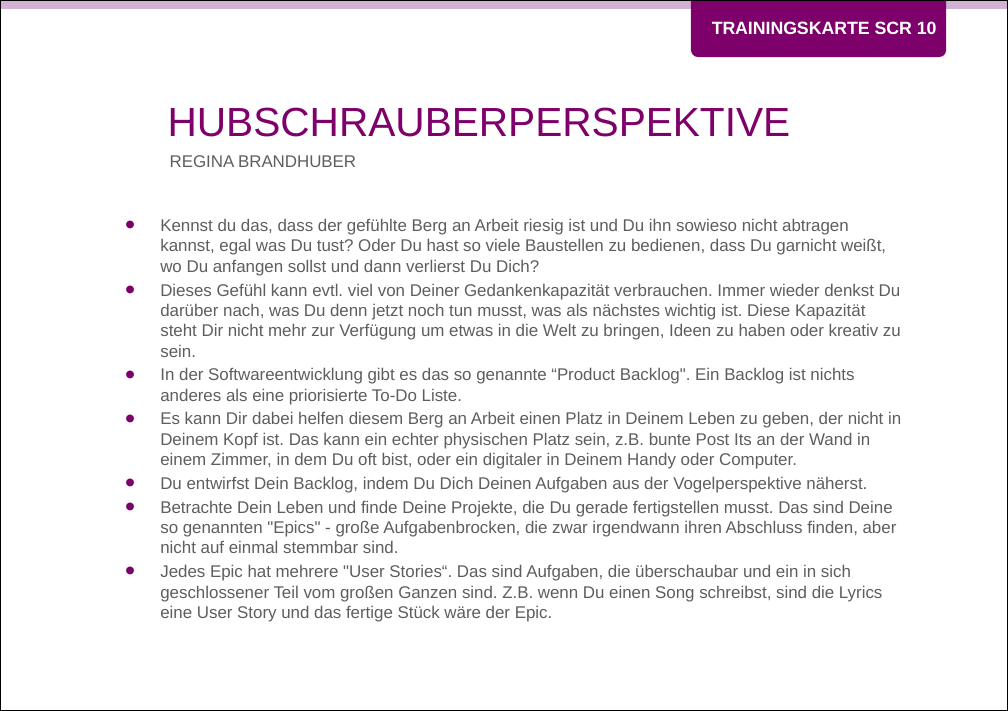
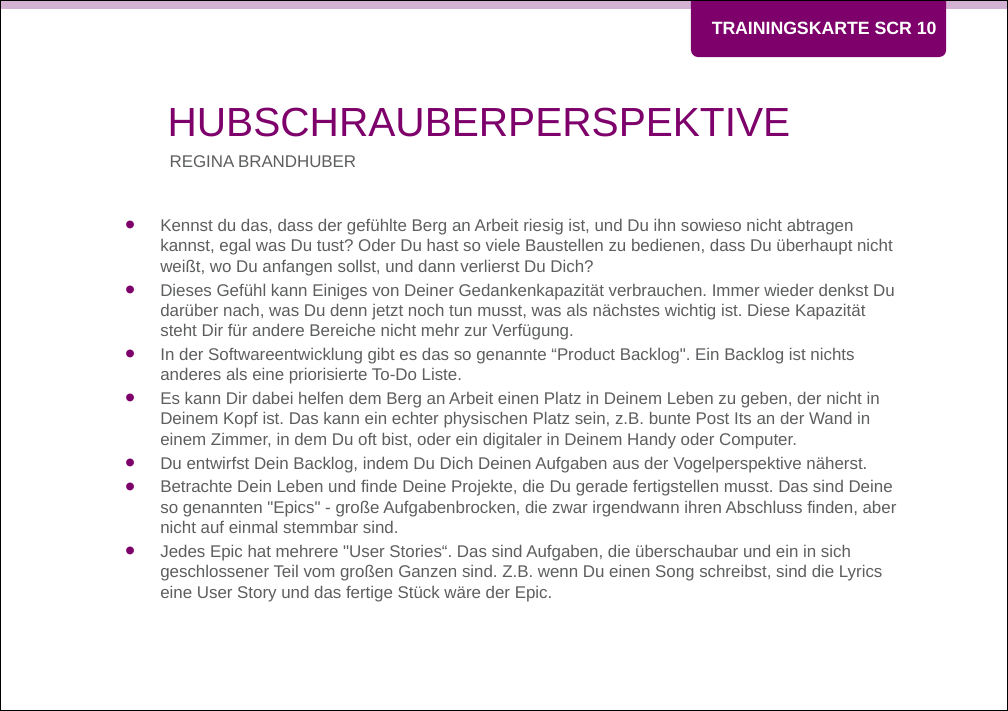
Before and after one commit to Teamtool/training-materials, a slide deck: slide 1 of training-cards/music moves/Scrum (SCR)/ger/apprentice/ger_SCR_10_Hubschrauberperspektive_MM_A.pptx. Drawn at 1008x711 pixels with LibreOffice and Linux fonts; fonts in the diff are those of the drawing; background and template pictures are left out. Boxes give left, top, right and bottom in pixels: in the first picture for what was removed or moved away, otherwise in the second. Text is boxed around its words. In the diff, an @@ line names an element or a change of style, - is before the commit and + after.

Commit message:
SCR 10 Hubschrauberperspektive
Für Promotion überarbeitet.

```diff
--- a/training-cards/music moves/Scrum (SCR)/ger/apprentice/ger_SCR_10_Hubschrauberperspektive_MM_A.pptx
+++ b/training-cards/music moves/Scrum (SCR)/ger/apprentice/ger_SCR_10_Hubschrauberperspektive_MM_A.pptx
@@ text at (160, 218, 895, 340): text changed @@
-• Kennst du das, dass der gefühlte Berg an Arbeit riesig ist und Du ihn sowieso nicht abtragen kannst, egal was Du tust? Oder Du hast so viele Baustellen zu bedienen, dass Du garnicht weißt, wo Du anfangen sollst und dann verlierst Du Dich?
-• Dieses Gefühl kann evtl. viel von Deiner Gedankenkapazität verbrauchen. Immer wieder denkst Du darüber nach, was Du denn jetzt noch tun musst, was als nächstes wichtig ist. Diese Kapazität steht Dir nicht mehr zur Verfügung um etwas in die Welt zu bringen, Ideen zu haben oder kreativ zu sein.
+• Kennst du das, dass der gefühlte Berg an Arbeit riesig ist, und Du ihn sowieso nicht abtragen kannst, egal was Du tust? Oder Du hast so viele Baustellen zu bedienen, dass Du überhaupt nicht weißt, wo Du anfangen sollst, und dann verlierst Du Dich?
+• Dieses Gefühl kann Einiges von Deiner Gedankenkapazität verbrauchen. Immer wieder denkst Du darüber nach, was Du denn jetzt noch tun musst, was als nächstes wichtig ist. Diese Kapazität steht Dir für andere Bereiche nicht mehr zur Verfügung.
@@ text at (160, 391, 880, 449): text changed @@
-• Es kann Dir dabei helfen diesem Berg an Arbeit einen Platz in Deinem Leben zu geben, der nicht in Deinem Kopf ist. Das kann ein echter physischen Platz sein, z.B. bunte Post Its an der Wand in einem Zimmer, in dem Du oft bist, oder ein digitaler in Deinem Handy oder Computer.
+• Es kann Dir dabei helfen dem Berg an Arbeit einen Platz in Deinem Leben zu geben, der nicht in Deinem Kopf ist. Das kann ein echter physischen Platz sein, z.B. bunte Post Its an der Wand in einem Zimmer, in dem Du oft bist, oder ein digitaler in Deinem Handy oder Computer.
```
Also in this commit, not shown: 1 other slide changed, 1 other file.
